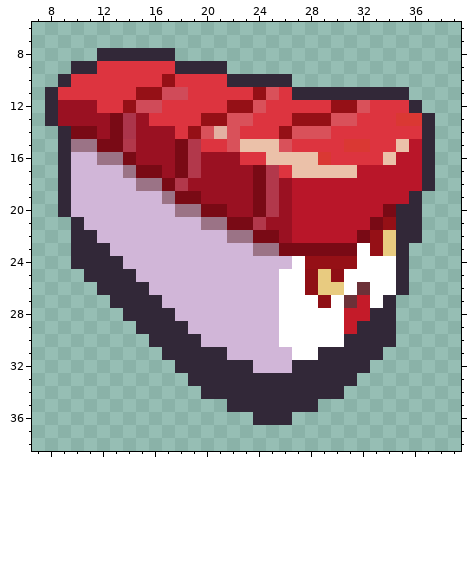
Pixel-art sprite: res/UI/CharacterSelect/Thumb01.png. The first picture shows the starting point.
The file is 44x44 pixels. Colours within 5 levels of each other are drawn and written as one. Shown: x 7..39, y 6..38.
New version:
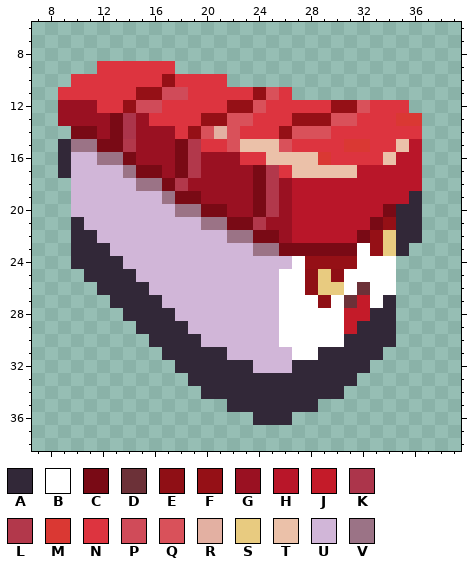
Palette (. is transparent): A #322838  B #ffffff  C #790a15  D #6c3138  E #8f0f15  F #951016  G #9a1122  H #b91629  J #c41b29  K #ac354b  L #b2384b  M #da3833  N #dd343f  P #d04b59  Q #d9515a  R #e3b0a2  S #e8cb80  T #ebc1a9  U #d1b6d8  V #9b7386
Diff:
{"y":8,"x":12,"old":"AAAAAA","new":"......"}
{"y":9,"x":10,"old":"AA","new":".."}
{"y":9,"x":18,"old":"AAAA","new":"...."}
{"y":10,"x":9,"old":"A","new":"."}
{"y":10,"x":22,"old":"AAAAA","new":"....."}
{"y":11,"x":8,"old":"A","new":"."}
{"y":11,"x":27,"old":"AAAAAAAAA","new":"........."}
{"y":12,"x":8,"old":"A","new":"."}
{"y":12,"x":36,"old":"A","new":"."}
{"y":13,"x":8,"old":"A","new":"."}
{"y":13,"x":37,"old":"A","new":"."}
{"y":14,"x":9,"old":"A","new":"."}
{"y":14,"x":37,"old":"A","new":"."}
{"y":15,"x":37,"old":"A","new":"."}
{"y":16,"x":37,"old":"A","new":"."}
{"y":17,"x":37,"old":"A","new":"."}
{"y":18,"x":9,"old":"A","new":"."}
{"y":18,"x":37,"old":"A","new":"."}
{"y":19,"x":9,"old":"A","new":"."}
{"y":20,"x":9,"old":"A","new":"."}
{"y":24,"x":35,"old":"A","new":"."}
{"y":25,"x":35,"old":"A","new":"."}
{"y":26,"x":35,"old":"A","new":"."}
{"label":"erased","picture_box":[45,48,435,217]}
{"label":"erased","picture_box":[396,256,409,295]}
